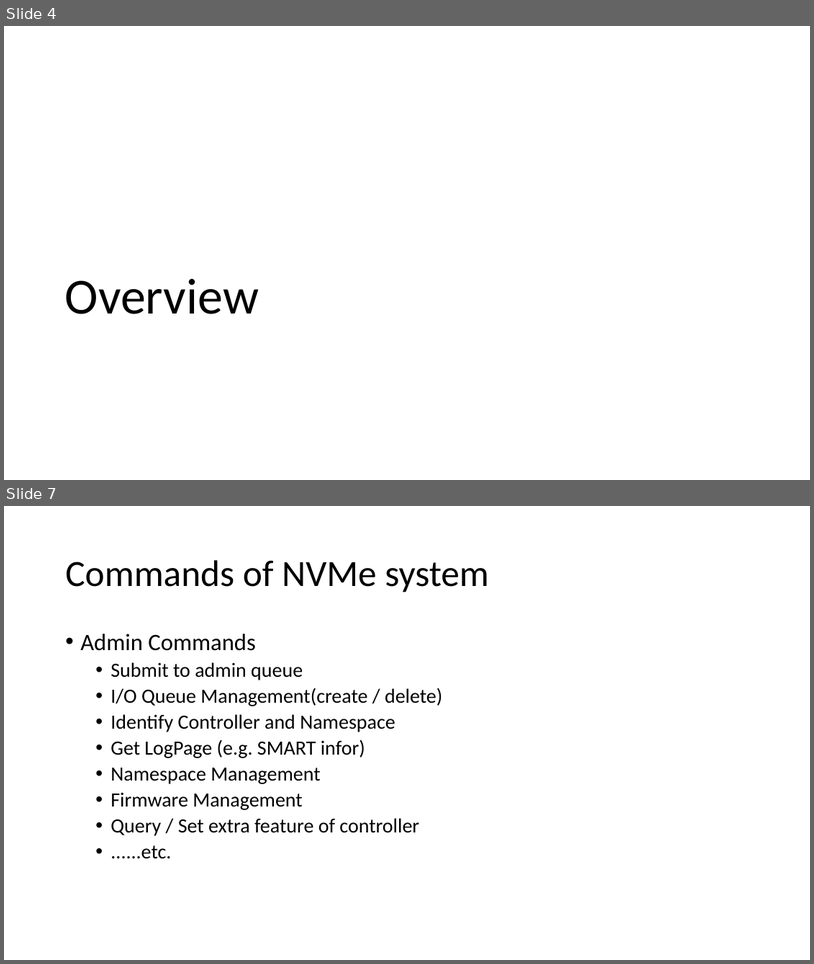
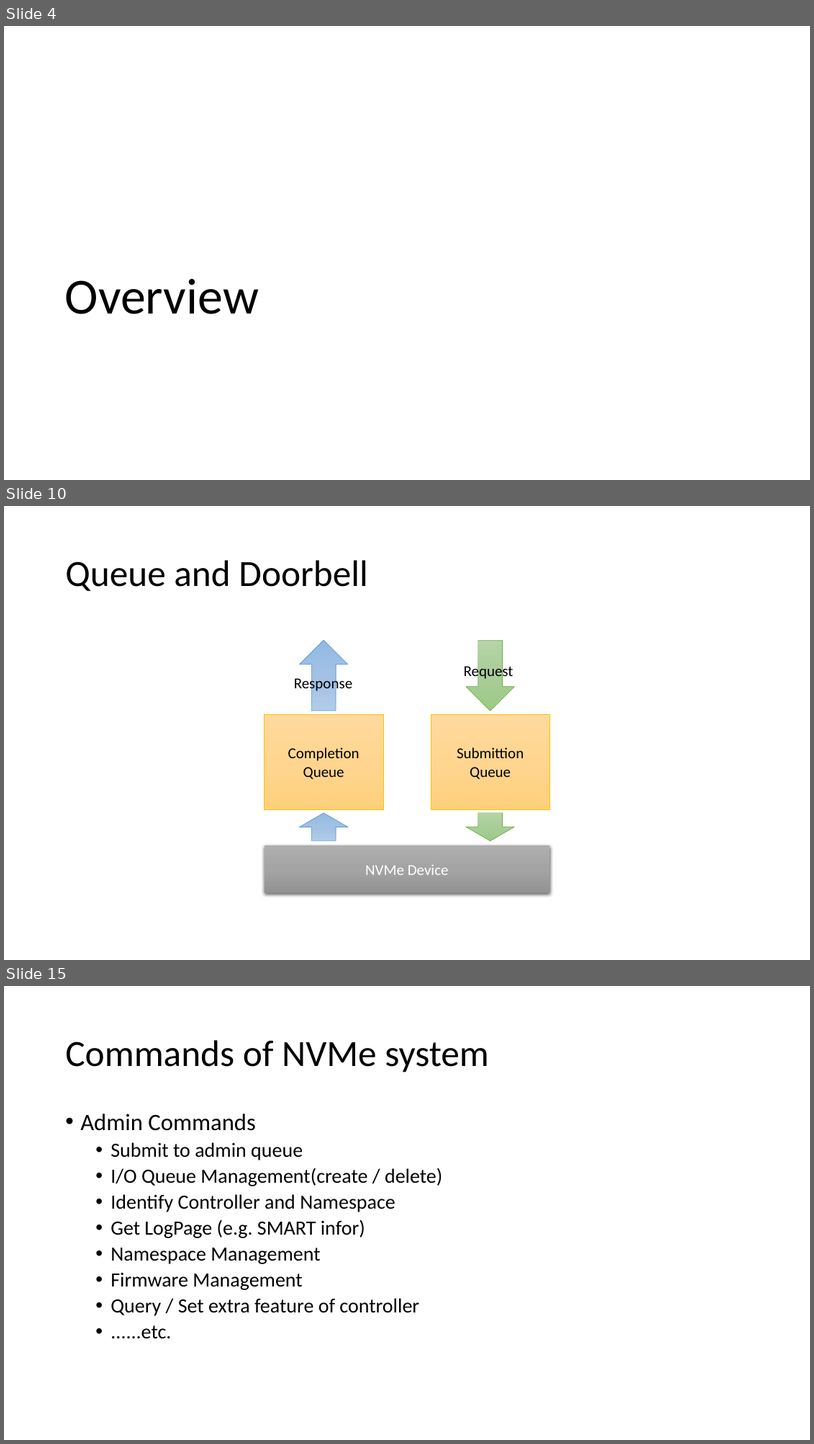
Before and after one commit to smokingpc/glendronach, a slide deck: doc/SPCNVMe_Introduction_and_Design.pptx. Shown one above the other, each under a label of ours: slides 4 and 7 before the commit, slides 4, 10 and 15 after it; the slides between them are not shown. The pictures are 814x964 and 814x1444 pixels, drawn with LibreOffice and Linux fonts; fonts in the diff are those of the drawing. Boxes give left, top, right and bottom in pixels: in the first picture for what was removed or moved away, otherwise in the second. Text is boxed around its words. In the diff, an @@ line names an element or a change of style, - is before the commit and + after.

```diff
--- a/doc/SPCNVMe_Introduction_and_Design.pptx
+++ b/doc/SPCNVMe_Introduction_and_Design.pptx
@@ slide 10 added at bbox=[4, 506, 810, 960], background #FFFFFF @@
@@ title added at bbox=[65, 560, 368, 591], 44 pt, text #000000 @@
+Queue and Doorbell
@@ group added at bbox=[264, 641, 550, 893]: 4 down arrows, 3 rectangles, 2 texts @@
+NVMe Device
+Submittion Queue
+Completion Queue
+Request
+Response
@@ what was slide 7 is now slide 15 @@
```
Also in this commit, not shown: 4 slides changed, 17 other slides added, 1 slide removed, 1 other file.
